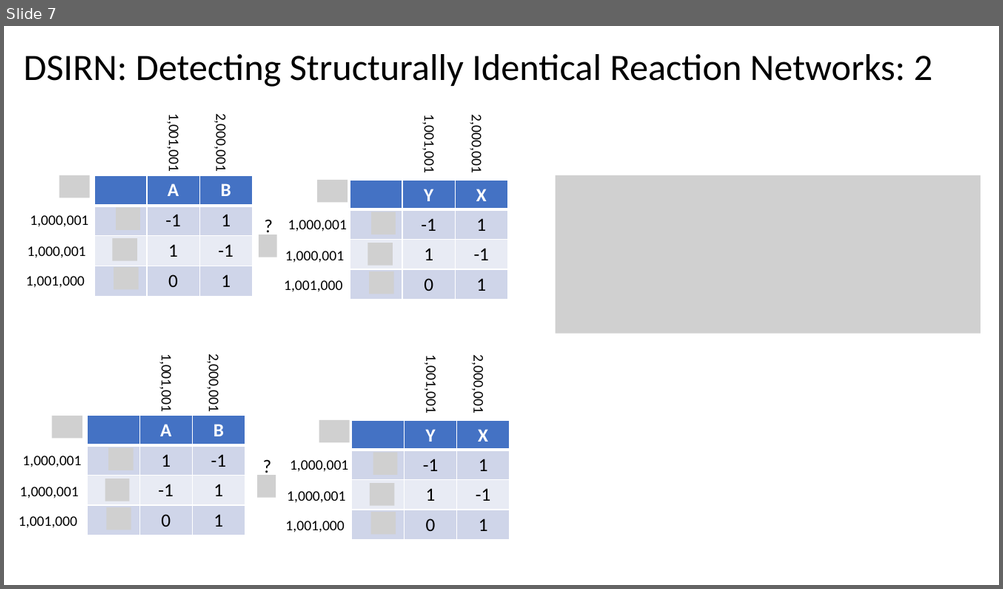
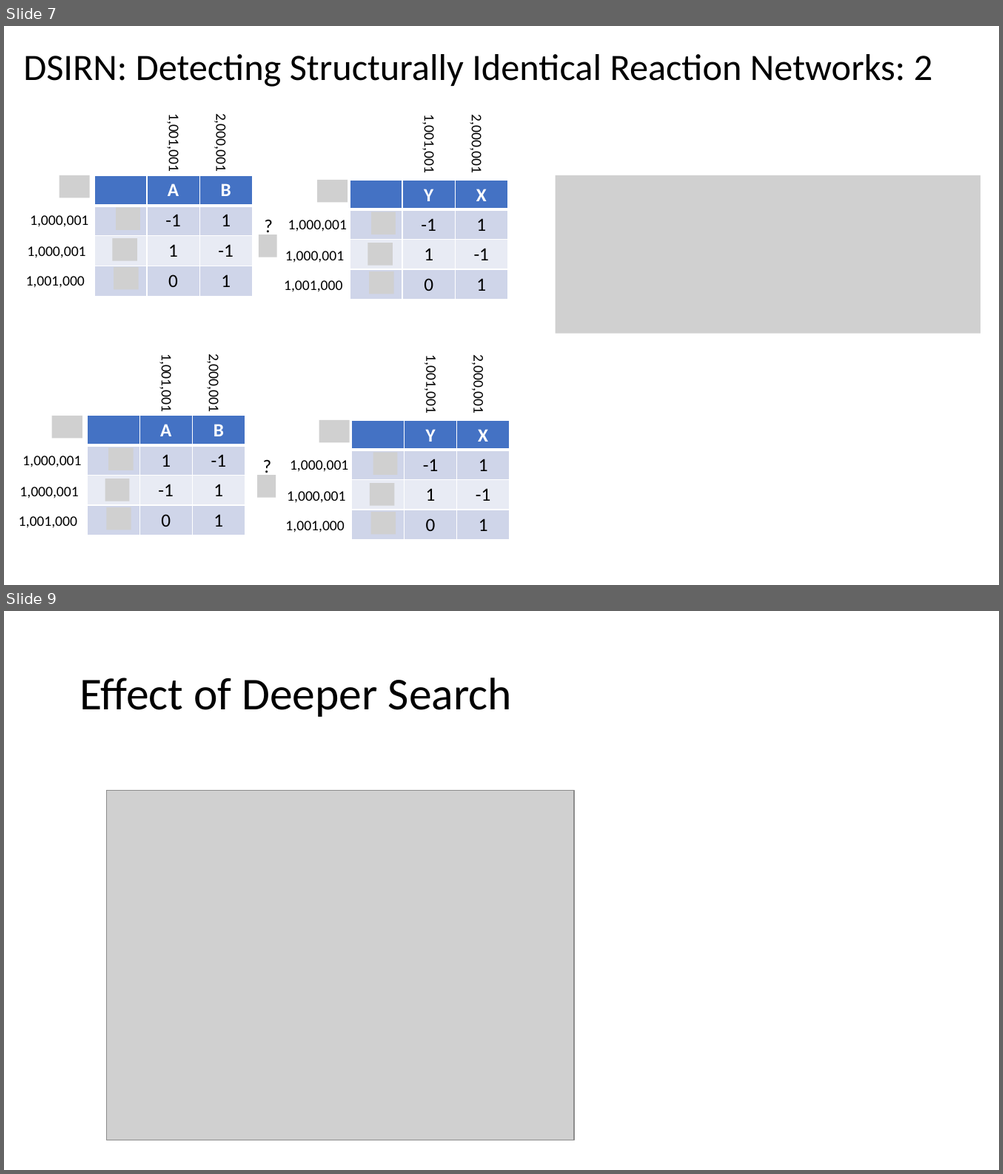
Before and after one commit to ModelEngineering/pySubnetSB, a slide deck: docs/sirn_figures.pptx. Shown one above the other, each under a label of ours: slide 7 before the commit, slides 7 and 9 after it; the slides between them are not shown. The pictures are 1003x589 and 1003x1174 pixels, drawn with LibreOffice and Linux fonts; fonts in the diff are those of the drawing; grey boxes stand for pictures. Boxes give left, top, right and bottom in pixels: in the first picture for what was removed or moved away, otherwise in the second. Text is boxed around its words. In the diff, an @@ line names an element or a change of style, - is before the commit and + after.

```diff
--- a/docs/sirn_figures.pptx
+++ b/docs/sirn_figures.pptx
@@ slide 9 added at (4,611,999,1170), background #FFFFFF @@
@@ title added at (79,678,512,717), 44 pt, text #000000 @@
+Effect of Deeper Search
@@ picture added at (107,790,574,1141) @@
```
Also in this commit, not shown: 1 slide changed, 58 other files.
